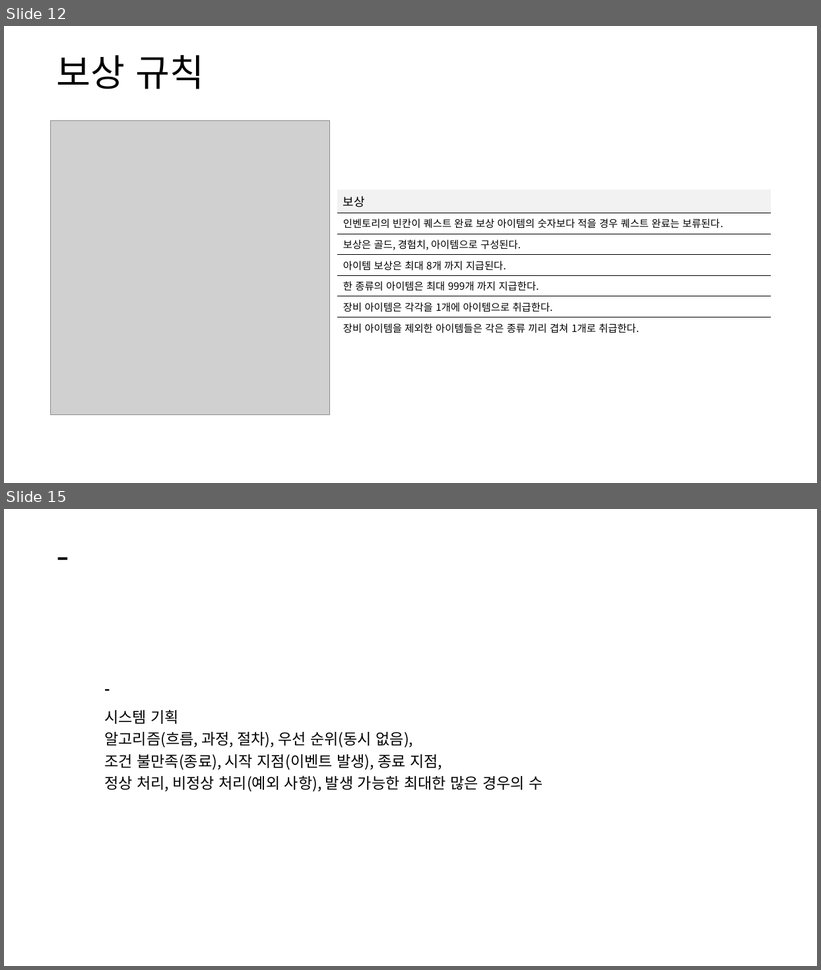
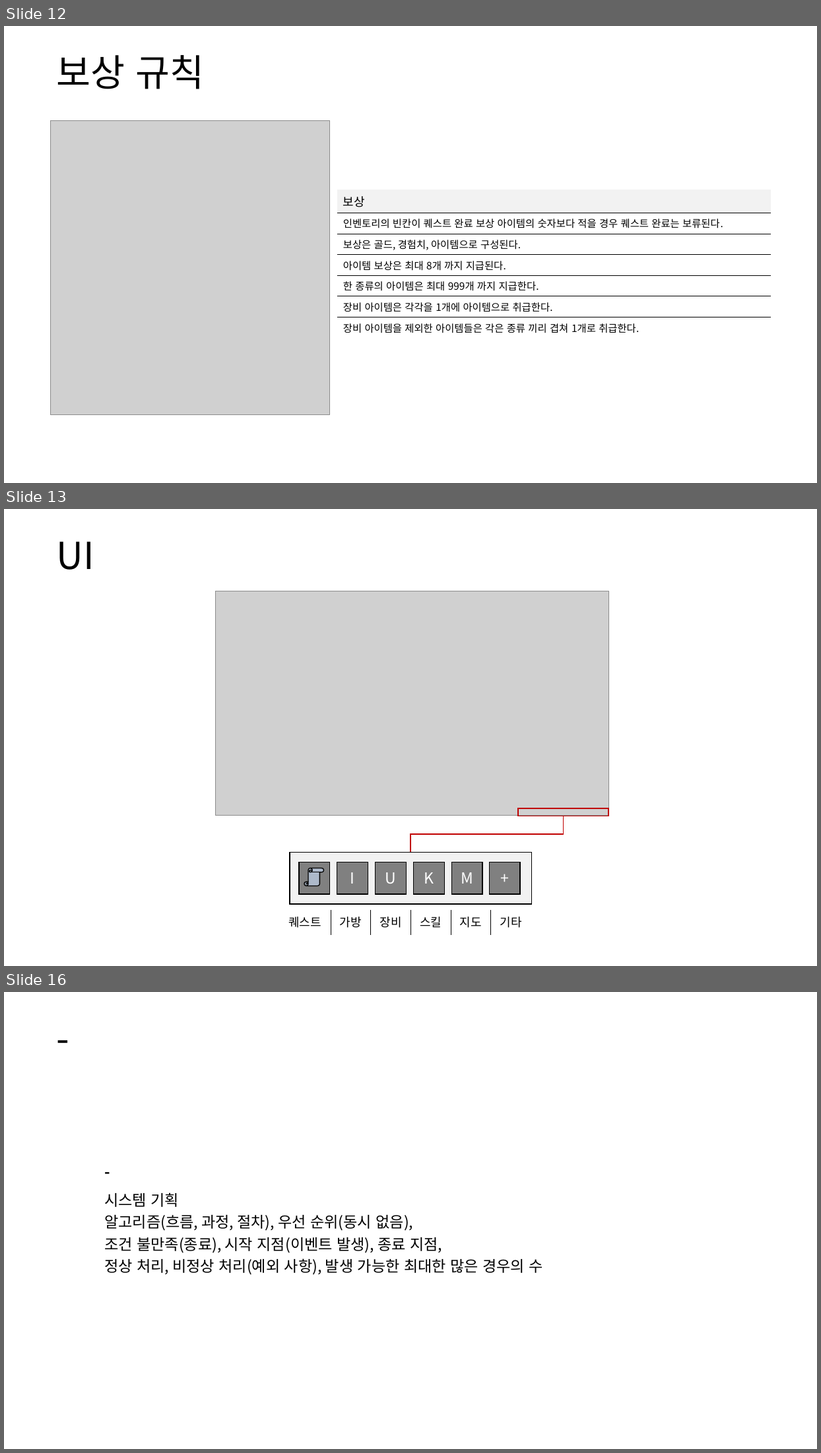
Before and after one commit to yjk0401/unityenginebasic_9th, a slide deck: 기획/방랑엽사전/퀘스트 시스템 기획서.pptx. Shown one above the other, each under a label of ours: slides 12 and 15 before the commit, slides 12, 13 and 16 after it; the slides between them are not shown. The pictures are 821x970 and 821x1453 pixels, drawn with LibreOffice and Linux fonts; fonts in the diff are those of the drawing; grey boxes stand for pictures. Boxes give left, top, right and bottom in pixels: in the first picture for what was removed or moved away, otherwise in the second. Text is boxed around its words. In the diff, an @@ line names an element or a change of style, - is before the commit and + after.

```diff
--- a/기획/방랑엽사전/퀘스트 시스템 기획서.pptx
+++ b/기획/방랑엽사전/퀘스트 시스템 기획서.pptx
@@ slide 13 added at <box>4,509,817,966</box>, background #FFFFFF @@
@@ text added at <box>56,541,94,570</box>, 44 pt, text #000000 @@
+UI
@@ picture added at <box>216,591,609,816</box> @@
@@ elbow line added from (564, 817) to (411, 852), #C00000 1.5 pt @@
@@ rectangle added at <box>518,809,609,817</box>, outline #C00000 1.25 pt @@
@@ rectangle added at <box>290,852,532,904</box>, fill #F2F2F2, outline #000000 1 pt @@
@@ rectangle added at <box>299,862,330,894</box>, fill #808080, outline #000000 1 pt @@
@@ rectangle added at <box>337,862,368,894</box>, fill #808080, outline #000000 1 pt, 18 pt, text #FFFFFF @@
+I
@@ rectangle added at <box>376,862,406,894</box>, fill #808080, outline #000000 1 pt, 18 pt, text #FFFFFF @@
+U
@@ rectangle added at <box>414,862,444,894</box>, fill #808080, outline #000000 1 pt, 18 pt, text #FFFFFF @@
+K
@@ rectangle added at <box>451,862,482,894</box>, fill #808080, outline #000000 1 pt, 18 pt, text #FFFFFF @@
+M
@@ rectangle added at <box>490,862,520,894</box>, fill #808080, outline #000000 1 pt, 18 pt, text #FFFFFF @@
++
@@ vertical scroll added at <box>304,868,323,886</box>, fill #ADB9CA, outline #000000 1 pt @@
@@ table added at <box>279,910,532,935</box>, 1 rows, 6 columns @@
+퀘스트 | 가방 | 장비 | 스킬 | 지도 | 기타
@@ what was slide 15 is now slide 16 @@
```
Also in this commit, not shown: 1 slide changed, 1 other slide added, 1 slide removed, 2 other files.
